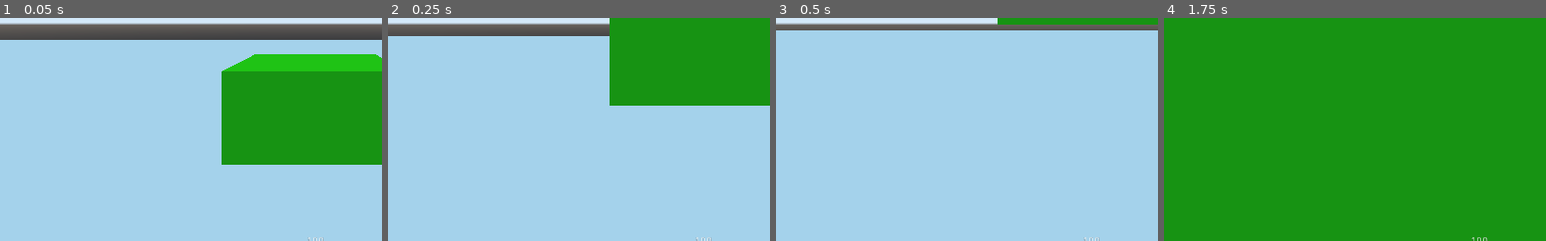
Above: before the commit, frames 1-4 (left to right).
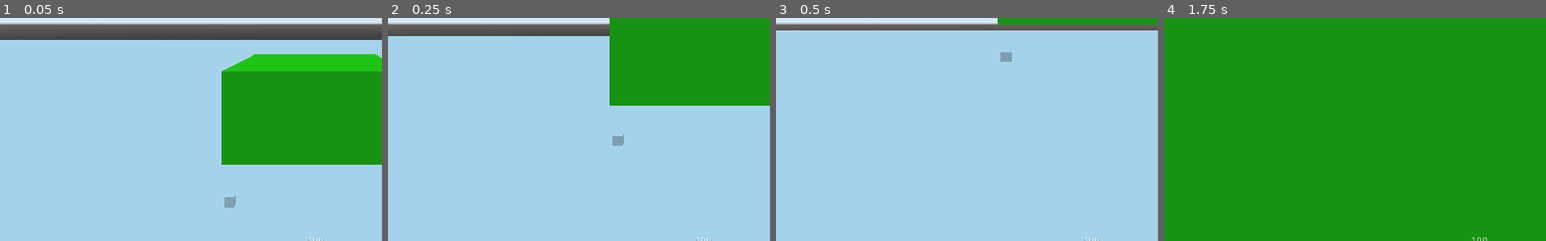
Above: after the commit, the same moments.

Repository: MetSpek/SideProject
Game: Godot game, scene res://Scenes/Test/TestWorld.tscn
Two runs of this game, one before a commit and one after it. Both use one fixed random seed, a clock stepped at 60 frames per second and the inputs below. The project has no main scene, so this scene is started directly.
Inputs (mouse positions are % of the whole screen's width and height, from its top left):
- Up to frame 1 (0.05 s): no input
- Up to frame 2 (0.25 s): no input
- Up to frame 3 (0.5 s): no input
- Up to frame 4 (1.75 s): move the mouse to (55, 50) at 0.52 s; press the mouse at (55, 50) at 0.53 s; hold W (move_forward) from 0.53 s (still down); tap F (interact) at 0.6 s; tap Space (move_jump) at 0.77, 1.07, 1.52 s; move the mouse to (45, 50) at 1.27 s; release the mouse at (45, 50) at 1.28 s; click (45, 50) at 1.35 s; tap Ctrl (move_crouch) at 1.55 s
The pictures show only the part of the screen within x 9-59%, y 49-99%; the shares and areas given below are measured in that part.

The runs differ from the first frame. In frame 1, 0.1% of the frame differs, in the area x 58-62%, y 79-86%; in frame 2, 0.1%; in frame 3, 0.1%; in frame 4, nothing differs.

Commit message:
feat: Add Lockpick

Diff:
--- /dev/null
+++ b/Scenes/Equipment/Lockpick.tscn
@@ -0,0 +1,49 @@
+[gd_scene load_steps=4 format=2]
+
+[ext_resource path="res://Scripts/Equipment/Lockpick.gd" type="Script" id=1]
+
+[sub_resource type="BoxShape" id=1]
+extents = Vector3( 0.25, 0.25, 0.25 )
+
+[sub_resource type="SpatialMaterial" id=2]
+albedo_color = Color( 0.333333, 0.313726, 0.313726, 1 )
+
+[node name="Lockpick" type="StaticBody"]
+collision_layer = 4
+script = ExtResource( 1 )
+
+[node name="InteractionRange" type="CollisionShape" parent="."]
+shape = SubResource( 1 )
+
+[node name="Lock" type="CSGBox" parent="."]
+width = 0.1
+height = 0.1
+depth = 0.05
+
+[node name="RotationPin" type="Spatial" parent="."]
+
+[node name="Pick" type="CSGBox" parent="RotationPin"]
+transform = Transform( 1, 0, 0, 0, 1, 0, 0, 0, 1, 0, 0.04, 0.03 )
+visible = false
+width = 0.01
+height = 0.07
+depth = 0.01
+material = SubResource( 2 )
+
+[node name="RotationUnlock" type="Spatial" parent="."]
+
+[node name="Pick" type="CSGBox" parent="RotationUnlock"]
+transform = Transform( 1, 0, 0, 0, 1, 0, 0, 0, 1, 0, -0.04, 0.03 )
+visible = false
+width = 0.01
+height = 0.07
+depth = 0.01
+material = SubResource( 2 )
+
+[node name="Camera" type="Camera" parent="."]
+transform = Transform( 1, 0, 0, 0, 1, 0, 0, 0, 1, 0, 0, 0.32218 )
+
+[node name="Timer" type="Timer" parent="."]
+one_shot = true
+
+[connection signal="timeout" from="Timer" to="." method="_on_Timer_timeout"]
--- a/Scenes/Player/Player.tscn
+++ b/Scenes/Player/Player.tscn
@@ -8,7 +8,7 @@
 radius = 0.3
 height = 0.9
 
-[node name="Player" type="KinematicBody"]
+[node name="Player" type="KinematicBody" groups=["Player"]]
 collision_mask = 2
 script = ExtResource( 1 )
 
@@ -30,7 +30,7 @@
 
 [node name="interactRayCast" type="RayCast" parent="Waist/Head"]
 enabled = true
-cast_to = Vector3( 0, 0, -2.5 )
+cast_to = Vector3( 0, 0, -2 )
 collision_mask = 4
 
 [node name="InteractTimer" type="Timer" parent="Waist/Head/interactRayCast"]
--- a/Scenes/Test/TestWorld.tscn
+++ b/Scenes/Test/TestWorld.tscn
@@ -1,6 +1,7 @@
-[gd_scene load_steps=5 format=2]
+[gd_scene load_steps=6 format=2]
 
 [ext_resource path="res://Scenes/Player/Player.tscn" type="PackedScene" id=1]
+[ext_resource path="res://Scenes/Equipment/Lockpick.tscn" type="PackedScene" id=2]
 
 [sub_resource type="BoxShape" id=2]
 extents = Vector3( 50, 0.2, 50 )
@@ -24,16 +25,19 @@
 [node name="CollisionShape" type="CollisionShape" parent="Floor"]
 shape = SubResource( 2 )
 
-[node name="Floor2" type="StaticBody" parent="."]
+[node name="HeadBump" type="StaticBody" parent="."]
 transform = Transform( 1, 0, 0, 0, 1, 0, 0, 0, 1, 0, 1.83627, -4.40651 )
 collision_layer = 6
 
-[node name="CSGBox" type="CSGBox" parent="Floor2"]
+[node name="CSGBox" type="CSGBox" parent="HeadBump"]
 height = 1.0
 material = SubResource( 3 )
 
-[node name="CollisionShape" type="CollisionShape" parent="Floor2"]
+[node name="CollisionShape" type="CollisionShape" parent="HeadBump"]
 shape = SubResource( 1 )
 
 [node name="Player" parent="." instance=ExtResource( 1 )]
 transform = Transform( 1, 0, 0, 0, 1, 0, 0, 0, 1, 0, 2.48094, 0 )
+
+[node name="Lockpick" parent="." instance=ExtResource( 2 )]
+transform = Transform( 1, 0, 0, 0, 1, 0, 0, 0, 1, -0.881381, 1.00572, -3.30653 )
--- /dev/null
+++ b/Scripts/Equipment/Lockpick.gd
@@ -0,0 +1,77 @@
+extends StaticBody
+
+onready var camera = $Camera
+onready var pick = $RotationPin
+onready var pin = $RotationPin/Pick
+onready var unlock = $RotationUnlock
+onready var unlockPin = $RotationUnlock/Pick
+
+var isPlaying = false
+var correctPoint
+var correctRange
+var closeRange
+var maxRangeDegrees = 120
+var rotationSpeed = 1
+var correctOffset = 5
+var closeOffset = 15
+
+var openMax = 90
+var openClose = 35
+
+export var connectedObjectNumber = 0
+
+func _ready():
+	var rng = RandomNumberGenerator.new()
+	rng.randomize()
+	correctPoint  = rng.randi_range(-maxRangeDegrees, maxRangeDegrees)
+	correctRange = [correctPoint - correctOffset, correctPoint + correctOffset]
+	closeRange = [correctPoint - closeOffset, correctPoint + closeOffset]
+
+	print(correctPoint)
+	print(correctRange)
+	print(closeRange)
+
+func use(method):
+	if isPlaying == false:
+		isPlaying = true
+		camera.current = true
+		pin.visible = true
+		unlockPin.visible = true
+
+
+func _physics_process(delta):
+	if isPlaying == true:
+		if Input.is_action_pressed("move_left"):
+			if pick.rotation_degrees.z < maxRangeDegrees:
+				pick.rotation_degrees.z += rotationSpeed
+		elif Input.is_action_pressed("move_right"):
+			if pick.rotation_degrees.z > -maxRangeDegrees:
+				pick.rotation_degrees.z -= rotationSpeed
+		elif Input.is_action_pressed("item_use"):
+			if pick.rotation_degrees.z >= correctRange[0] and pick.rotation_degrees.z <= correctRange[1]:
+				if unlock.rotation_degrees.z < openMax:
+					unlock.rotation_degrees.z += rotationSpeed
+				else:
+					isPlaying = false
+					$Timer.start()
+			elif pick.rotation_degrees.z > correctRange[1] and pick.rotation_degrees.z <= closeRange[1] or pick.rotation_degrees.z < correctRange[0] and pick.rotation_degrees.z >= closeRange[0]:
+				if unlock.rotation_degrees.z < openClose:
+					unlock.rotation_degrees.z += rotationSpeed
+		elif not Input.is_action_pressed("item_use"):
+			if unlock.rotation_degrees.z > 0:
+				unlock.rotation_degrees.z -= rotationSpeed
+			elif unlock.rotation_degrees.z < 0:
+				unlock.rotation_degrees.z = 0
+#		print(pick.rotation_degrees.z)
+
+func finish():
+	isPlaying = false
+	camera.current = false
+	pin.visible = false
+	unlockPin.visible = false
+	get_tree().call_group("Player", "itemDone")
+	get_tree().call_group("Object", "unlock")
+
+
+func _on_Timer_timeout():
+	finish()
--- a/Scripts/Player/Hand.gd
+++ b/Scripts/Player/Hand.gd
@@ -3,6 +3,7 @@
 var currentlyHolding
 var inventorySize = GlobalPlayerVariables.inventory.size()
 var inventorySpot = 0
+onready var player = get_parent().get_parent().get_parent()
 
 func _ready():
 	if GlobalPlayerVariables.inventory.size() > 0:
@@ -24,22 +25,23 @@
 			x.visible = true
 
 func _input(event):
-	if Input.is_action_just_pressed("item_use"):
-		if currentlyHolding.has_method("use"):
-			currentlyHolding.use()
+	if player.playerState == "ALIVE":
+		if Input.is_action_just_pressed("item_use"):
+			if currentlyHolding.has_method("use"):
+				currentlyHolding.use()
 
-	if Input.is_action_just_pressed("inventory_next"):
-		if inventorySpot + 1 < inventorySize:
-			inventorySpot += 1
-		else:
-			inventorySpot = 0
-		switch_item()
-	elif Input.is_action_just_pressed("inventory_previous"):
-		if inventorySpot > 0:
-			inventorySpot -= 1
-		else:
-			inventorySpot = inventorySize - 1
-		switch_item()
+		if Input.is_action_just_pressed("inventory_next"):
+			if inventorySpot + 1 < inventorySize:
+				inventorySpot += 1
+			else:
+				inventorySpot = 0
+			switch_item()
+		elif Input.is_action_just_pressed("inventory_previous"):
+			if inventorySpot > 0:
+				inventorySpot -= 1
+			else:
+				inventorySpot = inventorySize - 1
+			switch_item()
 
 func switch_item():
 	currentlyHolding = GlobalPlayerVariables.inventory[inventorySpot]
--- a/Scripts/Player/Player.gd
+++ b/Scripts/Player/Player.gd
@@ -1,6 +1,9 @@
 extends KinematicBody
 
-
+enum {
+	ALIVE,
+	OCCUPIED
+}
 
 onready var head = $Waist/Head
 onready var waist = $Waist
@@ -44,86 +47,90 @@
 
 var interactTimes = 0
 
+var playerState = "ALIVE"
+
 func _ready():
 	Input.set_mouse_mode(Input.MOUSE_MODE_CAPTURED)
 
 func _physics_process(delta):
-	velocity.y += gravity * delta
-	var desired_velocity = get_input() * max_speed
-	velocity.x = desired_velocity.x
-	velocity.z = desired_velocity.z
-	velocity = move_and_slide(velocity, Vector3.UP, true)
-	if isSprintRecharging == true:
-		GlobalPlayerVariables.sprintGauge += sprintRecharge
+	if playerState == "ALIVE":
+		velocity.y += gravity * delta
+		var desired_velocity = get_input() * max_speed
+		velocity.x = desired_velocity.x
+		velocity.z = desired_velocity.z
+		velocity = move_and_slide(velocity, Vector3.UP, true)
+		if isSprintRecharging == true:
+			GlobalPlayerVariables.sprintGauge += sprintRecharge
 
-	if GlobalPlayerVariables.sprintGauge >= 100:
-		GlobalPlayerVariables.sprintGauge = 100
-		isSprintRecharging = false
+		if GlobalPlayerVariables.sprintGauge >= 100:
+			GlobalPlayerVariables.sprintGauge = 100
+			isSprintRecharging = false
 
 
 func _input(event):
-	if event is InputEventMouseMotion and Input.get_mouse_mode() == Input.MOUSE_MODE_CAPTURED:
-		head.rotate_x(deg2rad(event.relative.y * mouseSensitivity * -1))
-		self.rotate_y(deg2rad(event.relative.x * mouseSensitivity * -1))
+	if playerState == "ALIVE":
+		if event is InputEventMouseMotion and Input.get_mouse_mode() == Input.MOUSE_MODE_CAPTURED:
+			head.rotate_x(deg2rad(event.relative.y * mouseSensitivity * -1))
+			self.rotate_y(deg2rad(event.relative.x * mouseSensitivity * -1))
 
-		# Clamp yaw to [-89, 89] degrees so you can't flip over
-		var yaw = head.rotation_degrees.x
-		head.rotation_degrees.x = clamp(yaw, -89, 89)
+			# Clamp yaw to [-89, 89] degrees so you can't flip over
+			var yaw = head.rotation_degrees.x
+			head.rotation_degrees.x = clamp(yaw, -89, 89)
 
-	#Check if the player wants to jump
-	if Input.is_action_just_pressed("move_jump"):
-		if is_on_floor():
-			velocity.y = jumpImpulse
+		#Check if the player wants to jump
+		if Input.is_action_just_pressed("move_jump"):
+			if is_on_floor():
+				velocity.y = jumpImpulse
 
 
-	#Check if the player wants to tilt
-	if Input.is_action_pressed("move_tilt_left") and Input.is_action_pressed("move_tilt_right"):
-		isTiltedLeft = false
-		isTiltedRight = false
-		tilt_player(0, 0)
-	elif Input.is_action_pressed("move_tilt_left") and not isTiltedLeft:
-		isTiltedLeft = true
-		tilt_player(tiltAmount, -.5)
-	elif Input.is_action_pressed("move_tilt_right") and not isTiltedRight:
-		isTiltedRight = true
-		tilt_player(-tiltAmount, .5)
-	elif Input.is_action_just_released("move_tilt_left") and isTiltedLeft:
-		isTiltedLeft = false
-		tilt_player(0, 0)
-	elif Input.is_action_just_released("move_tilt_right") and isTiltedRight:
-		isTiltedRight = false
-		tilt_player(0, 0)
+		#Check if the player wants to tilt
+		if Input.is_action_pressed("move_tilt_left") and Input.is_action_pressed("move_tilt_right"):
+			isTiltedLeft = false
+			isTiltedRight = false
+			tilt_player(0, 0)
+		elif Input.is_action_pressed("move_tilt_left") and not isTiltedLeft:
+			isTiltedLeft = true
+			tilt_player(tiltAmount, -.5)
+		elif Input.is_action_pressed("move_tilt_right") and not isTiltedRight:
+			isTiltedRight = true
+			tilt_player(-tiltAmount, .5)
+		elif Input.is_action_just_released("move_tilt_left") and isTiltedLeft:
+			isTiltedLeft = false
+			tilt_player(0, 0)
+		elif Input.is_action_just_released("move_tilt_right") and isTiltedRight:
+			isTiltedRight = false
+			tilt_player(0, 0)
 
 
-	#Check if the player wants to crouch
-	if Input.is_action_just_pressed("move_crouch"):
-		sprintTimer.start()
-		isCrouching = true
-		max_speed = crouch_speed
-		crouch_player(.5)
-	elif not Input.is_action_pressed("move_crouch") and not headRayCastFront.is_colliding() and not headRayCastLeft.is_colliding() and not headRayCastRight.is_colliding() and not headRayCastBack.is_colliding():
-		isCrouching = false
-		max_speed = walk_speed
-		crouch_player(1)
+		#Check if the player wants to crouch
+		if Input.is_action_just_pressed("move_crouch"):
+			sprintTimer.start()
+			isCrouching = true
+			max_speed = crouch_speed
+			crouch_player(.5)
+		elif not Input.is_action_pressed("move_crouch") and not headRayCastFront.is_colliding() and not headRayCastLeft.is_colliding() and not headRayCastRight.is_colliding() and not headRayCastBack.is_colliding():
+			isCrouching = false
+			max_speed = walk_speed
+			crouch_player(1)
 
 
-	#Check if the player wants to run
-	if Input.is_action_pressed("move_run") and not isCrouching and GlobalPlayerVariables.sprintGauge > 0:
-		isSprintRecharging = false
-		sprintTimer.stop()
-		max_speed = run_speed
-		GlobalPlayerVariables.sprintGauge -= sprintDrain
-	elif Input.is_action_just_released("move_run"):
-		max_speed = walk_speed
-		sprintTimer.start()
+		#Check if the player wants to run
+		if Input.is_action_pressed("move_run") and not isCrouching and GlobalPlayerVariables.sprintGauge > 0:
+			isSprintRecharging = false
+			sprintTimer.stop()
+			max_speed = run_speed
+			GlobalPlayerVariables.sprintGauge -= sprintDrain
+		elif Input.is_action_just_released("move_run"):
+			max_speed = walk_speed
+			sprintTimer.start()
 
-	#Check if the player wants to interact
-	if Input.is_action_just_pressed("interact"):
-		if interactRayCast.is_colliding():
-			if interactTimes < 2:
-				interactTimer.stop()
-				interactTimes += 1
-				interactTimer.start()
+		#Check if the player wants to interact
+		if Input.is_action_just_pressed("interact"):
+			if interactRayCast.is_colliding():
+				if interactTimes < 2:
+					interactTimer.stop()
+					interactTimes += 1
+					interactTimer.start()
 
 func get_input():
 	var input_dir = Vector3()
@@ -154,11 +161,16 @@
 
 
 func _on_InteractTimer_timeout():
-	if interactRayCast.get_collider().has_method("use"):
-		if interactTimes == 1:
-			interactRayCast.get_collider().use("Slow")
+	if playerState == "ALIVE":
+		if interactRayCast.get_collider().has_method("use"):
+			if interactTimes == 1:
+				interactRayCast.get_collider().use("Slow")
+			else:
+				interactRayCast.get_collider().use("Fast")
+			playerState = "OCCUPIED"
 		else:
-			interactRayCast.get_collider().use("Fast")
-	else:
-		print("This interactable has no use method yet...")
-	interactTimes = 0
+			print("This interactable has no use method yet...")
+		interactTimes = 0
+
+func itemDone():
+	playerState = "ALIVE"
